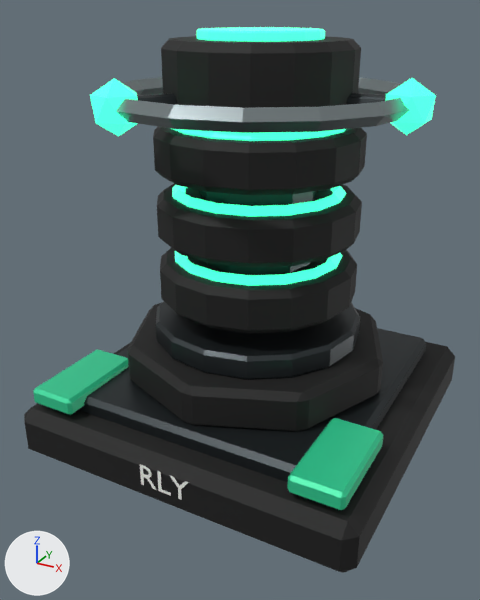
One commit to the glTF model public/assets/models/tower_relay.glb: the scene before it, then after it.
Before and after are seen from a camera (50 mm lens) standing at (0.815, -1.285, 1.18) and looking at (-0.014, 0.221, 0.427). The lights are fixed; the arrows at lower left show +X, +Y and +Z. The picture after the commit comes second. Where no turn or scale is listed for an object, it has been applied to the vertices.

Script lines for the objects in view, before the commit:
```python
me_mesh_0 = bpy.data.meshes.new('Mesh_0')
me_mesh_0.from_pydata(...)  # 264 vertices, 508 faces; spans x -0.5..0.5, y -0.5..0.5, z 0.0..0.9
me_mesh_0.materials.append(mat_kit____171717_primary_armor)  # black #171717
me_mesh_2 = bpy.data.meshes.new('Mesh_2')
me_mesh_2.from_pydata(...)  # 48 vertices, 88 faces; spans x -0.46..0.46, y -0.47..-0.19, z 0.165..0.215
me_mesh_2.materials.append(mat_relay___identification)  # green #34d399
me_mesh_3 = bpy.data.meshes.new('Mesh_3')
me_mesh_3.from_pydata(...)  # 78 vertices, 148 faces; spans x -0.0695..0.0764, y -0.5028..-0.5012, z 0.063..0.1244
me_mesh_3.materials.append(mat_kit___stencil_white)  # white #f3f6f1
ob_cylinder036 = bpy.data.objects.new('Cylinder036', me_mesh_0)
ob_cylinder036.location = (0.0, 0.3, 0.0)
ob_cylinder036_2 = bpy.data.objects.new('Cylinder036_2', me_mesh_2)
ob_cylinder036_2.location = (0.0, 0.3, 0.0)
ob_cylinder036_3 = bpy.data.objects.new('Cylinder036_3', me_mesh_3)
ob_cylinder036_3.location = (0.0, 0.3, 0.0)
# also in view: 'Cylinder036_4' at (0.0, 0.3, 0.725); 'Cylinder036_1' at (0.0, 0.3, 0.55); 'Torus016_2' at (0.097, 0.3, 1.019); 'Torus016' at (0.0, 0.3, 0.97); 'Torus016_3' at (0.088, 0.3, 0.97)
```
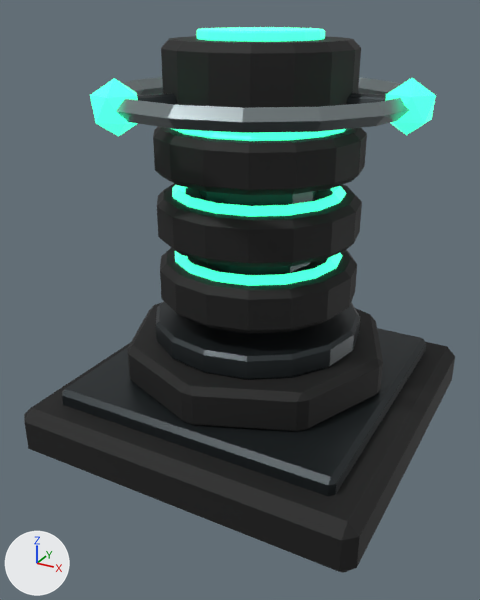
What changed in the scene script:
```text
Remove ob_cylinder036_2:
    ob_cylinder036_2 = bpy.data.objects.new('Cylinder036_2', me_mesh_2)
    ob_cylinder036_2.location = (0.0, 0.3, 0.0)
Remove ob_cylinder036_3:
    ob_cylinder036_3 = bpy.data.objects.new('Cylinder036_3', me_mesh_3)
    ob_cylinder036_3.location = (0.0, 0.3, 0.0)
```

Location of each change, (x1, y1, x2, y2) in pixels of the pictures (480 x 600 px):
'Cylinder036_2', deleted (green)
    before: (33, 349, 383, 510)
'Cylinder036_3', deleted
    before: (140, 464, 189, 500)
